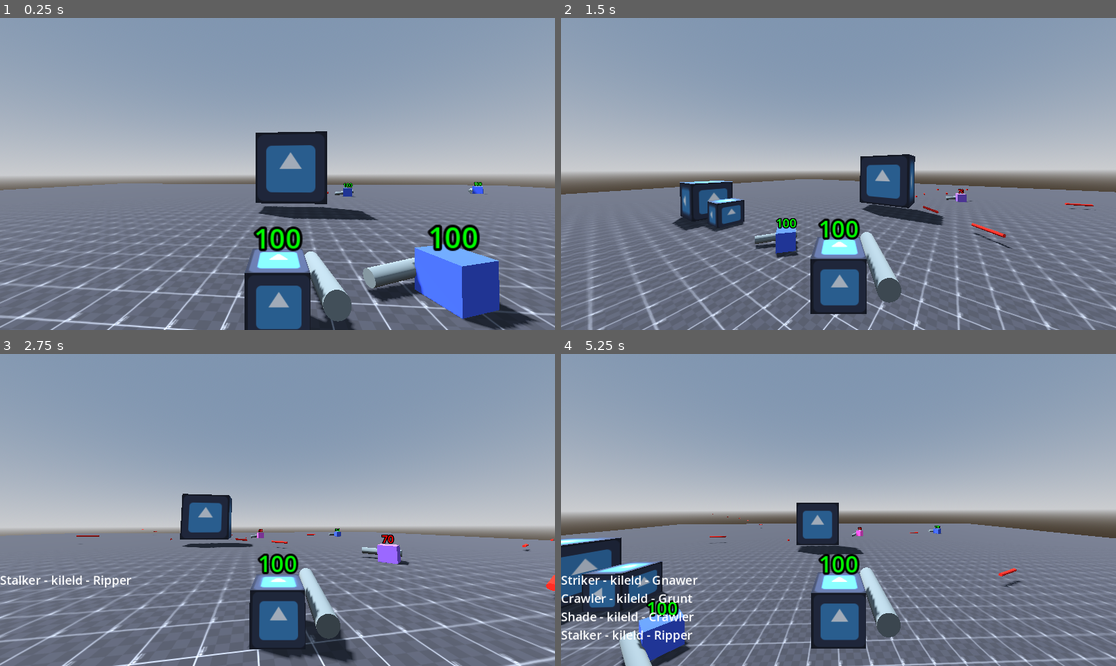
Above: before the commit, frames 1-4 (two rows, left to right).
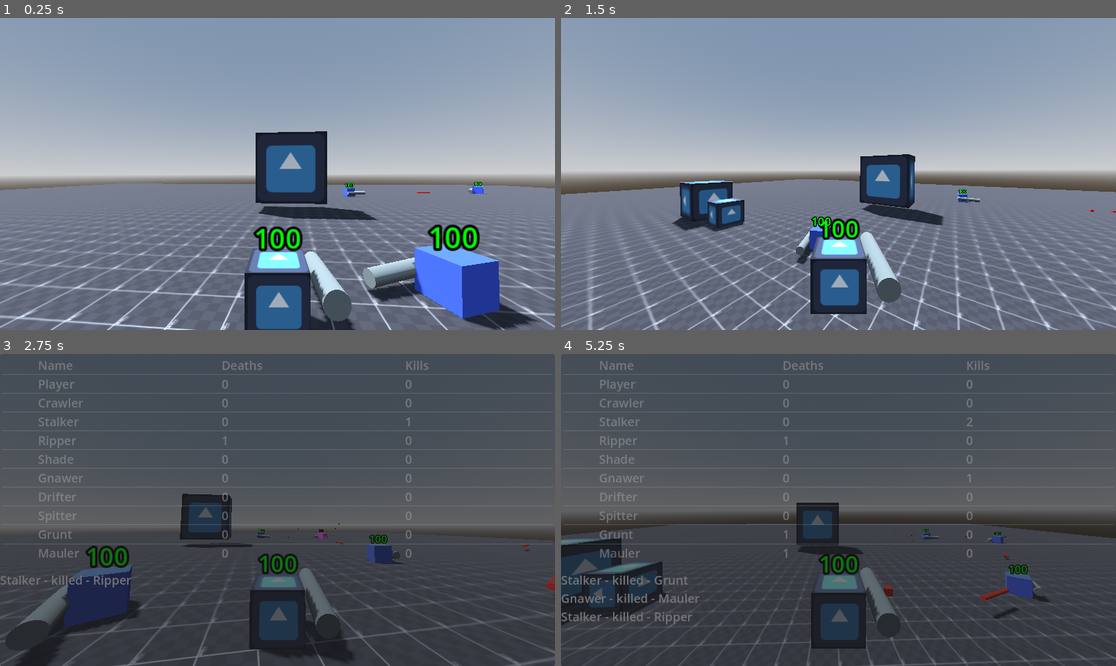
Above: after the commit, the same moments.

Repository: MukumovMuhammad/Simple_3D_Cube_shooter-
Game: Godot game, scene res://Scenes/test_platform.tscn
Two runs of this game, one before a commit and one after it. Both use one fixed random seed, a clock stepped at 60 frames per second and the inputs below. The engine's default icon, where the game draws it, is replaced by a stand-in: a white triangle on a blue panel in a dark square.
Inputs (mouse positions are in pixels of both pictures, inside the frame that each line leads up to):
- Up to frame 1 (0.25 s): no input
- Up to frame 2 (1.5 s): tap Enter (ui_accept) at 0.5, 0.77 s; move the mouse to (866, 174) at 0.52 s; hold D (right) 0.53-1.28 s; hold Tab (tab, bound only after the commit) 0.53-1.28 s; move the mouse to (810, 174) at 1.27 s; hold A (left) from 1.28 s (still down); tap S (bk) at 1.35 s
- Up to frame 3 (2.75 s): tap Enter (ui_accept) at 1.52 s; tap Tab (tab, bound only after the commit) at 1.55 s; move the mouse to (288, 503) at 2.02 s; release A (left) at 2.03 s; hold D (right) from 2.03 s (still down); hold Tab (tab, bound only after the commit) from 2.03 s (still down); tap W (fd) at 2.1 s
- Up to frame 4 (5.25 s): move the mouse to (832, 516) at 2.77 s; release Tab (tab, bound only after the commit) at 2.78 s; click (832, 516) at 2.85 s; tap Enter (ui_accept) at 3.02, 3.77, 4.52 s; tap Tab (tab, bound only after the commit) at 3.05, 4.35 s; move the mouse to (877, 513) at 3.52 s; release D (right) at 3.53 s; hold Tab (tab, bound only after the commit) 3.53-4.28 s; hold A (left) from 3.53 s (still down); move the mouse to (794, 506) at 4.27 s; move the mouse to (844, 510) at 5.02 s; hold Tab (tab, bound only after the commit) from 5.03 s (still down); tap S (bk) at 5.1 s

The runs differ from the first frame. In frame 1, 0.1% of the frame differs, in the area x 58-78%, y 52-58%; in frame 2, 1.2%; in frame 3, 97%, in the area x 0-100%, y 0-100%; in frame 4, 96%.

Commit message:
made a record table. Now you can see who has how many deaths and kilss

Diff:
--- a/Scenes/player.tscn
+++ b/Scenes/player.tscn
@@ -75,4 +75,30 @@
 clip_text = true
 max_lines_visible = 5
 
+[node name="table" type="VBoxContainer" parent="CanvasLayer/HUD"]
+clip_contents = true
+layout_mode = 1
+anchors_preset = 15
+anchor_right = 1.0
+anchor_bottom = 1.0
+grow_horizontal = 2
+grow_vertical = 2
+
+[node name="items" type="ItemList" parent="CanvasLayer/HUD/table"]
+layout_mode = 2
+size_flags_horizontal = 3
+size_flags_vertical = 3
+theme_override_constants/h_separation = 150
+theme_override_font_sizes/font_size = 25
+item_count = 3
+max_columns = 3
+same_column_width = true
+fixed_column_width = 231
+item_0/text = "Name"
+item_0/selectable = false
+item_1/text = "Deaths"
+item_1/selectable = false
+item_2/text = "Kills"
+item_2/selectable = false
+
 [editable path="hands"]
--- a/Scripts/game_manager.gd
+++ b/Scripts/game_manager.gd
@@ -1,6 +1,6 @@
 extends Node
 @onready var navigation_region_3d: NavigationRegion3D = $"../NavigationRegion3D"
-var Enemy_count : int = 10
+var Enemy_count : int = 9
 const ENEMIES = preload("uid://lrrrysua6ugb")
 @export var player : Cube
 var enemy_names = [
@@ -36,23 +36,47 @@
     "Blinker"
 ]
 
+var record_table = [
+	#["Name", deaths 3, kills 4]
+]
 
 func _ready() -> void:
+	record_table.append([player.name, 0,0])
 	spaw_all_enemies()
+
 
 
 func spaw_all_enemies():
 	for i in range(Enemy_count):
 		var instance_of_enemy : Cube = ENEMIES.instantiate()
 		instance_of_enemy.name = enemy_names[i]
+		record_table.append([enemy_names[i], 0, 0])
 		instance_of_enemy.global_position = Vector3(randi_range(-30,30), 1, randi_range(-30,30))
 		instance_of_enemy.died.connect(on_enemy_died)
 		navigation_region_3d.add_child(instance_of_enemy)
 		#player.write_info(enemy_names[i] + " was spawed")
+	player.get_node("CanvasLayer/HUD").add_items_to_table(record_table)
 
 
 func on_enemy_died(enemy: Cube, by_who, g_position):
-	player.write_info(by_who + " - kileld - " + enemy.name)
+	player.write_info(by_who + " - killed - " + enemy.name)
+
+	#Updating the death count
+	var needed_i = find_index_of_array(record_table, enemy.name)
+	record_table[needed_i][1]+=1
+	 #+1 so as in items it updated the death
+	player.get_node("CanvasLayer/HUD").modify_item(needed_i, record_table[needed_i][1], 1)
+
+	#Updating the Kill count
+	needed_i = find_index_of_array(record_table, by_who)
+	record_table[needed_i][2]+=1
+	 #+2 so as in items it updated the Kills
+	player.get_node("CanvasLayer/HUD").modify_item(needed_i, record_table[needed_i][2], 2)
+
+	print_debug("The record table is updated!")
+	for i in record_table:
+		print(" | "+ i[0] + " "+ str(i[1]) + "  " + str(i[2]))
+
 	var enemy_name : String = enemy.name
 	enemy.queue_free()
 	await get_tree().create_timer(randf_range(1,3)).timeout
@@ -65,8 +89,13 @@
 
 
 
+
 func _on_player_died(Name: Cube, Killer_name: String, g_position: Vector3) -> void:
 	player.write_info("You was killed by " + Killer_name)
+	var needed_i = find_index_of_array(record_table, Name.name)
+	record_table[needed_i][1]+=1
+	needed_i = find_index_of_array(record_table, Killer_name)
+	record_table[needed_i][2]+=1
 	player.visible = false
 	player.set_process(false)
 	player.set_physics_process(false)
@@ -79,3 +108,11 @@
 	player.set_physics_process(true)
 	player.inner_Cube_ready()
 	#player.write_info("Player has been respawed!")
+
+
+
+func find_index_of_array(array: Array, element : String)-> int:
+	for i in range(array.size()):
+		if array[i][0] == element:
+			return i;
+	return 0
--- a/Scripts/hud.gd
+++ b/Scripts/hud.gd
@@ -1,6 +1,38 @@
 extends Control
 var logs : Array
 @onready var info_label: Label = $Label
+@onready var table: VBoxContainer = $table
+@onready var items: ItemList = $table/items
+
+
+func _ready() -> void:
+	table.visible = false
+
+
+func _process(delta: float) -> void:
+	if Input.is_action_pressed("tab"):
+		table.visible = true
+	else:
+		table.visible = false
+
+
+func add_items_to_table(array: Array)->void:
+	for i in array:
+		items.add_item(i[0])
+		items.add_item(str(i[1]))
+		items.add_item(str(i[2]))
+
+	for i in range(items.item_count):
+		items.set_item_disabled(i,true)
+
+func modify_item(item_i:int, updated_value : int, bias : int):
+	#0 1 2
+	#3 4 5 = 0
+	#6 7 8 = 1
+	#9 10 11 = 2
+	#12 13 14 = 3
+
+	items.set_item_text(item_i * 3 + 3 + bias, str(updated_value))
 
 func write_to_log(info: String):
 	info_label.text = info + "\n" + info_label.text
--- a/project.godot
+++ b/project.godot
@@ -56,6 +56,11 @@
 "events": [Object(InputEventMouseButton,"resource_local_to_scene":false,"resource_name":"","device":-1,"window_id":0,"a …(258 unchanged characters)…
 ]
 }
+tab={
+"deadzone": 0.2,
+"events": [Object(InputEventKey,"resource_local_to_scene":false,"resource_name":"","device":-1,"window_id":0,"alt_pressed":false,"shift_pressed":false,"ctrl_pressed":false,"meta_pressed":false,"pressed":false,"keycode":0,"physical_keycode":4194306,"key_label":0,"unicode":0,"location":0,"echo":false,"script":null)
+]
+}
 
 [physics]
 
